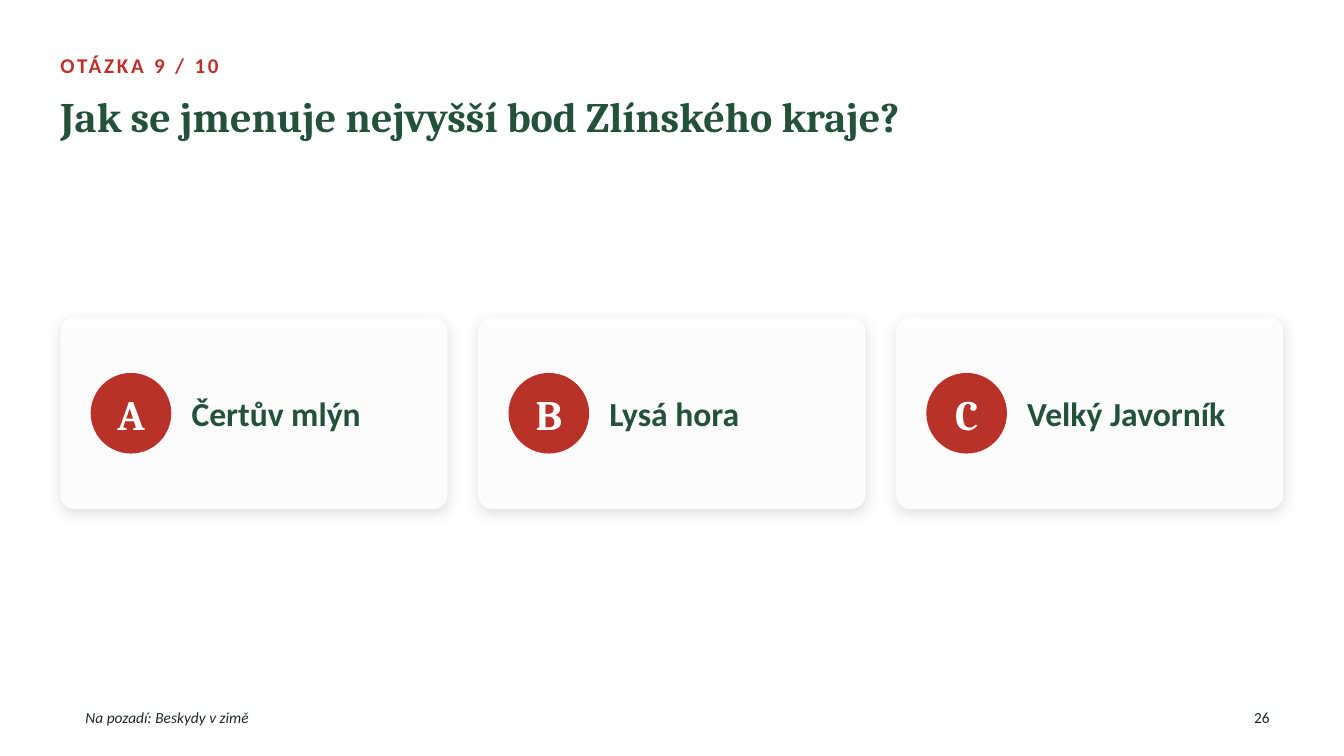
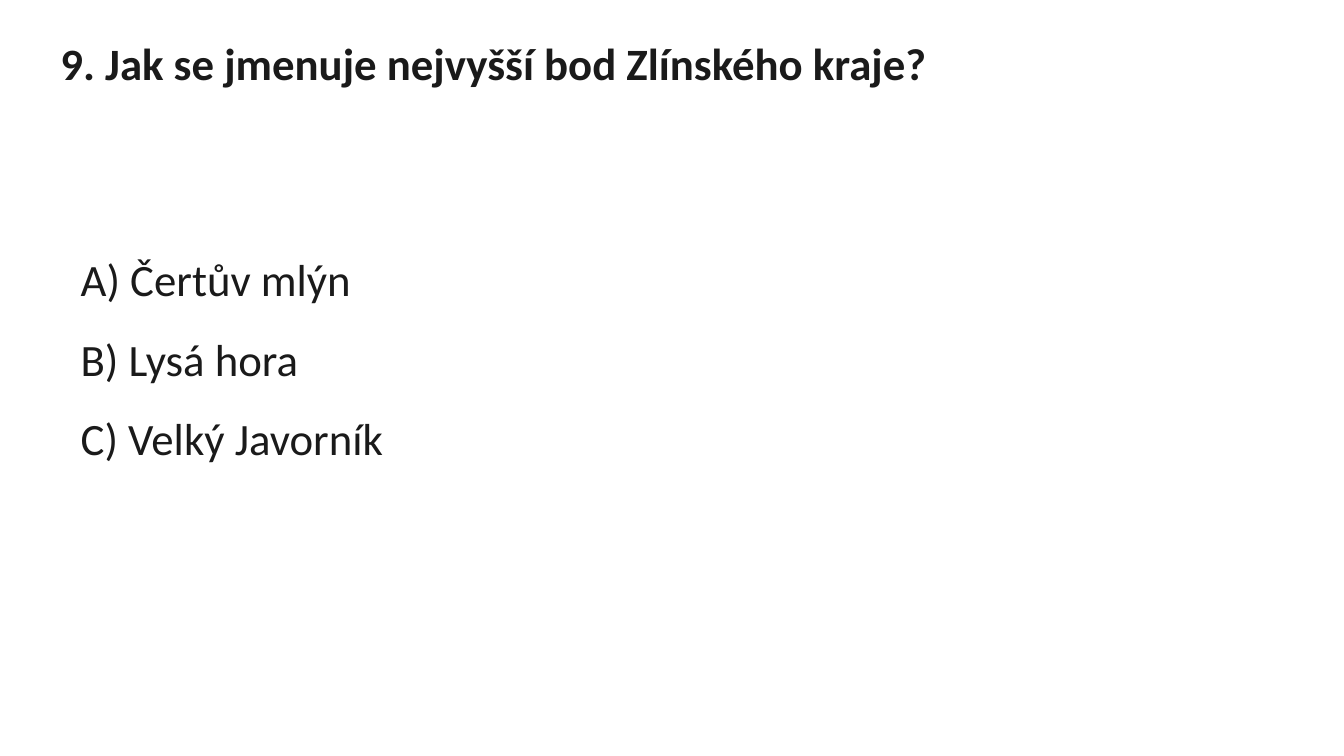
Before and after one commit to martinekst/study, a slide deck: slide 26 of zlinsky-kraj/Zlinsky_kraj.pptx. Drawn at 1344x756 pixels with LibreOffice and Linux fonts; fonts in the diff are those of the drawing; background and template pictures are left out. Boxes give left, top, right and bottom in pixels: in the first picture for what was removed or moved away, otherwise in the second. Text is boxed around its words. In the diff, an @@ line names an element or a change of style, - is before the commit and + after.

```diff
--- a/zlinsky-kraj/Zlinsky_kraj.pptx
+++ b/zlinsky-kraj/Zlinsky_kraj.pptx
@@ title at box(60, 48, 926, 88): text changed; size 30 to 32 pt; font Cambria to Calibri; text colour #24513A to #1A1A1A @@
-Jak se jmenuje nejvyšší bod Zlínského kraje?
+9. Jak se jmenuje nejvyšší bod Zlínského kraje?
@@ text removed at box(154, 59, 165, 73) @@
-OTÁZKA 9 / 10
@@ text added at box(81, 259, 383, 463), 32 pt, text #1A1A1A @@
+A) Čertův mlýn
+B) Lysá hora
+C) Velký Javorník
@@ rounded rectangle removed at box(60, 318, 448, 509) @@
@@ rounded rectangle removed at box(479, 318, 866, 509) @@
@@ rounded rectangle removed at box(896, 318, 1284, 509) @@
@@ ellipse removed at box(91, 373, 171, 454) @@
@@ ellipse removed at box(508, 373, 589, 454) @@
@@ ellipse removed at box(927, 373, 1007, 454) @@
@@ text removed at box(117, 402, 144, 430) @@
-A
@@ text removed at box(192, 399, 360, 432) @@
-Čertův mlýn
@@ text removed at box(536, 402, 563, 430) @@
-B
@@ text removed at box(609, 402, 739, 432) @@
-Lysá hora
@@ text removed at box(955, 401, 978, 431) @@
-C
@@ text removed at box(1027, 402, 1225, 432) @@
-Velký Javorník
@@ text removed at box(85, 712, 249, 726) @@
-Na pozadí: Beskydy v zimě
@@ rectangle removed at box(1238, 701, 1287, 735) @@
@@ page number removed at box(1254, 712, 1270, 723) @@
-26
```
Also in this commit, not shown: 25 other slides changed, 2 slides added, 2 slides removed.
